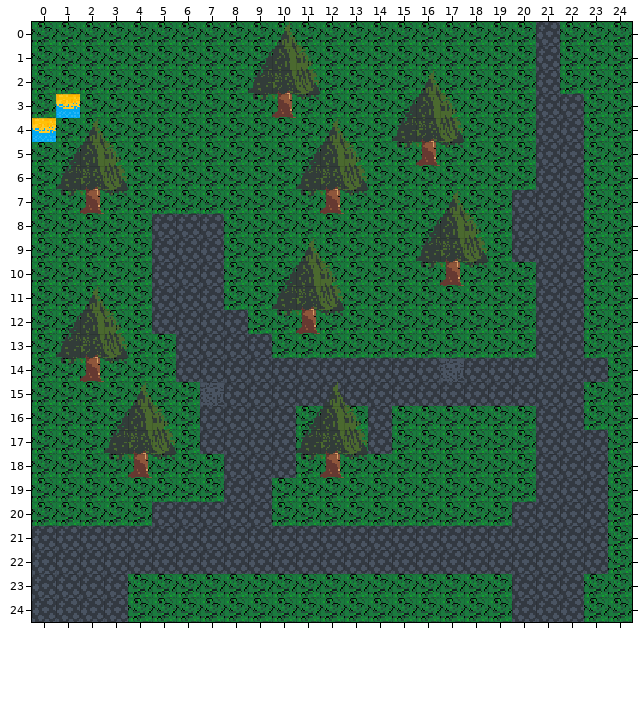
One commit to this Tiled map: Skygine-core/assets/maps/map-tiled.tmx. The first picture shows the starting point.
Cells are 16x16 px. Shown: x 0..24, y 0..24. Tiles whose own drawing changed are shown in their newer look in all pictures.
Now the later version:
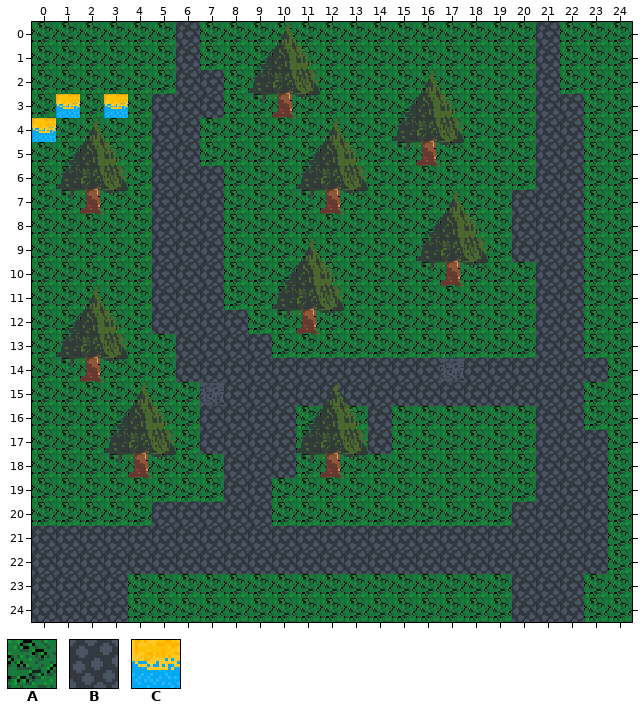
Key: from "map-tiles": A 0, B 1, C 2.
_ is an empty cell.
The exact change:
Layer "ground":
Tile B replaces tile A in rows 0 to 1 at x 6; in row 2 at x 6 to 7; in row 3 at x 5 to 7; in rows 4 to 5 at x 5 to 6; in rows 6 to 7 at x 5 to 7.
Tile C replaces tile A in row 3 at x 3.
